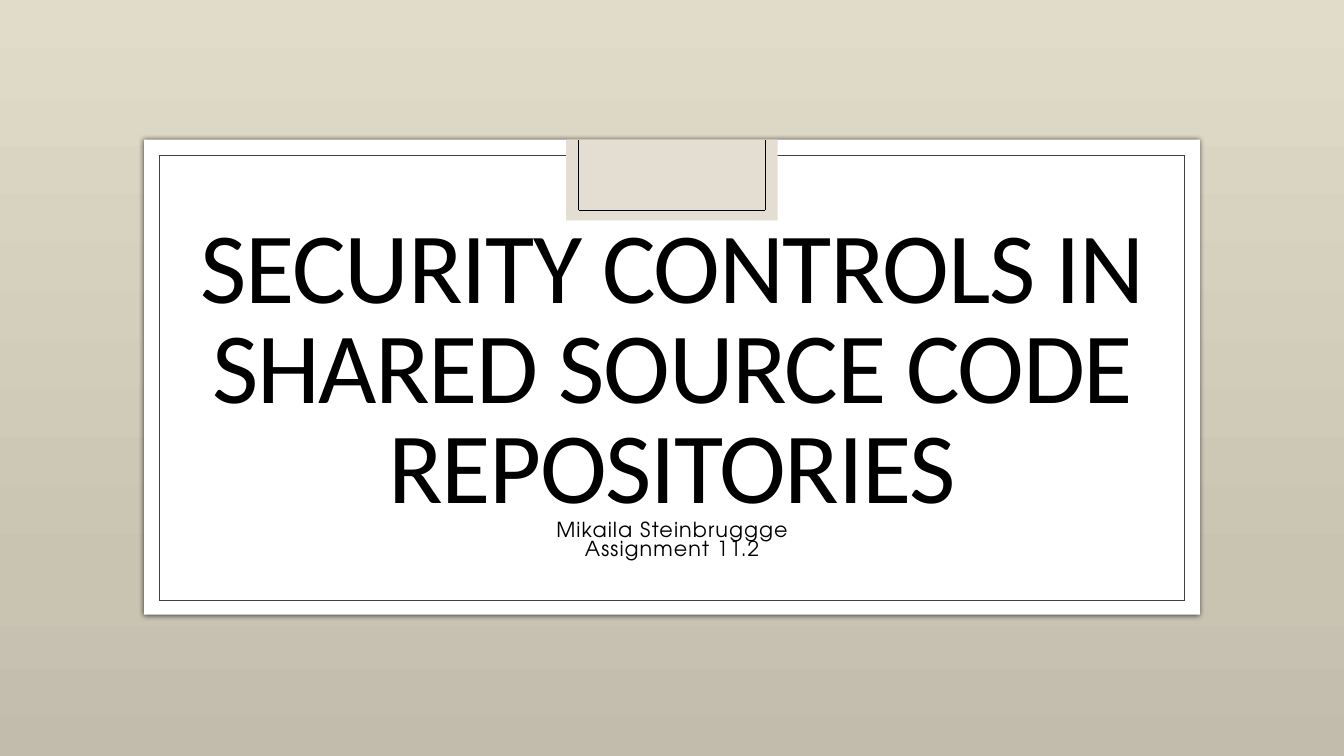
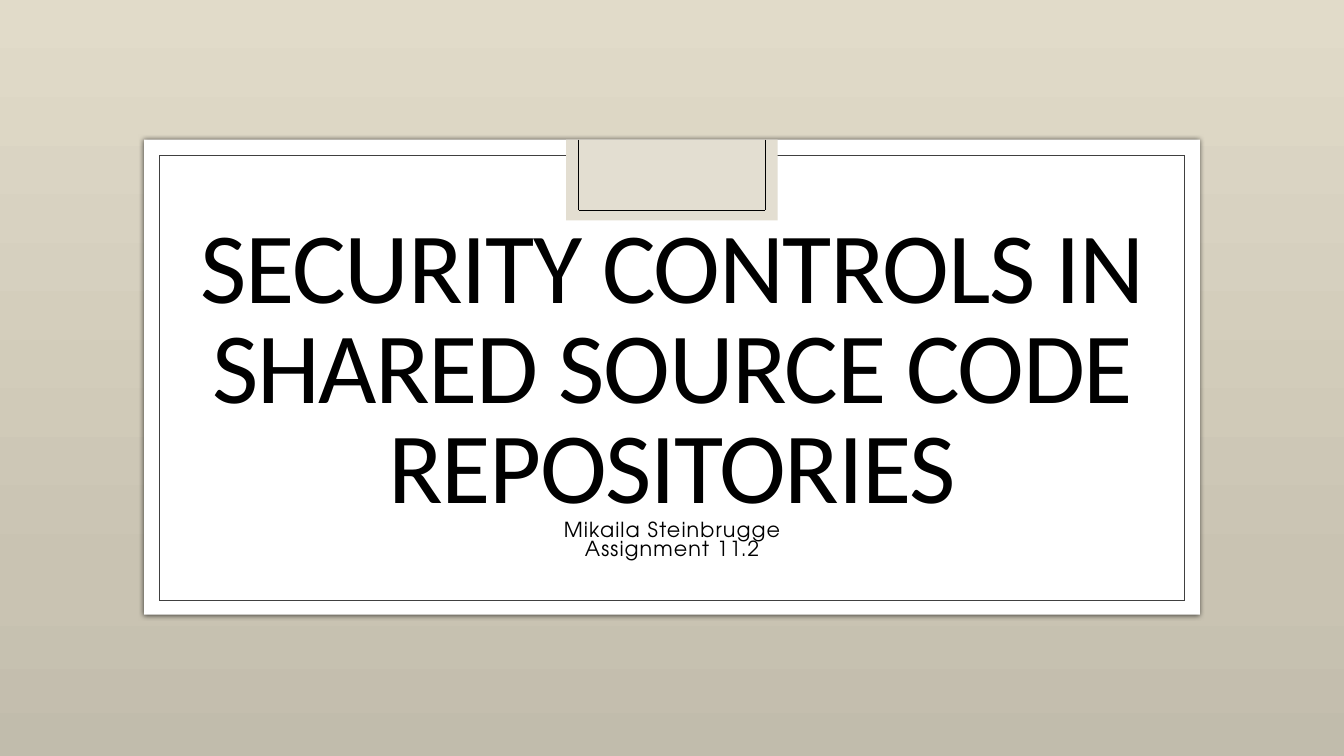
Before and after one commit to Mikaila-S/csd-380, a slide deck: slide 1 of module-11/SteinbruggeMod11_2.pptx. Drawn at 1344x756 pixels with LibreOffice and Linux fonts; fonts in the diff are those of the drawing; background and template pictures are left out. Boxes give left, top, right and bottom in pixels: in the first picture for what was removed or moved away, otherwise in the second. Text is boxed around its words. In the diff, an @@ line names an element or a change of style, - is before the commit and + after.

```diff
--- a/module-11/SteinbruggeMod11_2.pptx
+++ b/module-11/SteinbruggeMod11_2.pptx
@@ subtitle at (x1=564, y1=521, x2=780, y2=547): text changed @@
-Mikaila Steinbruggge
+Mikaila Steinbrugge
```
Also in this commit, not shown: 2 other files.
